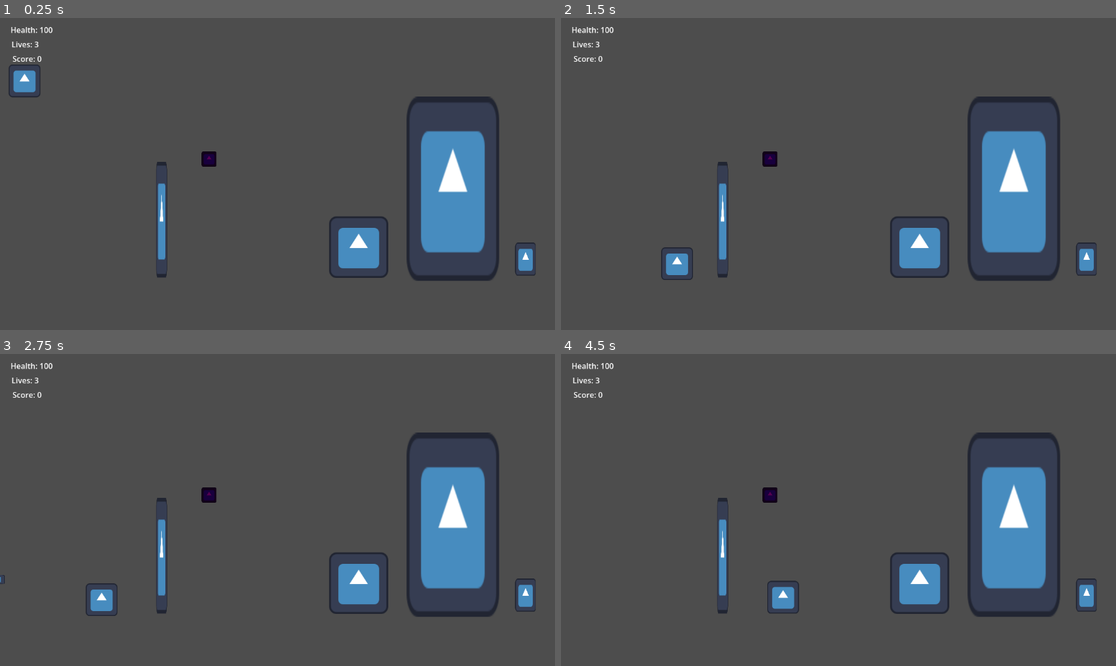
Above: before the commit, frames 1-4 (two rows, left to right).
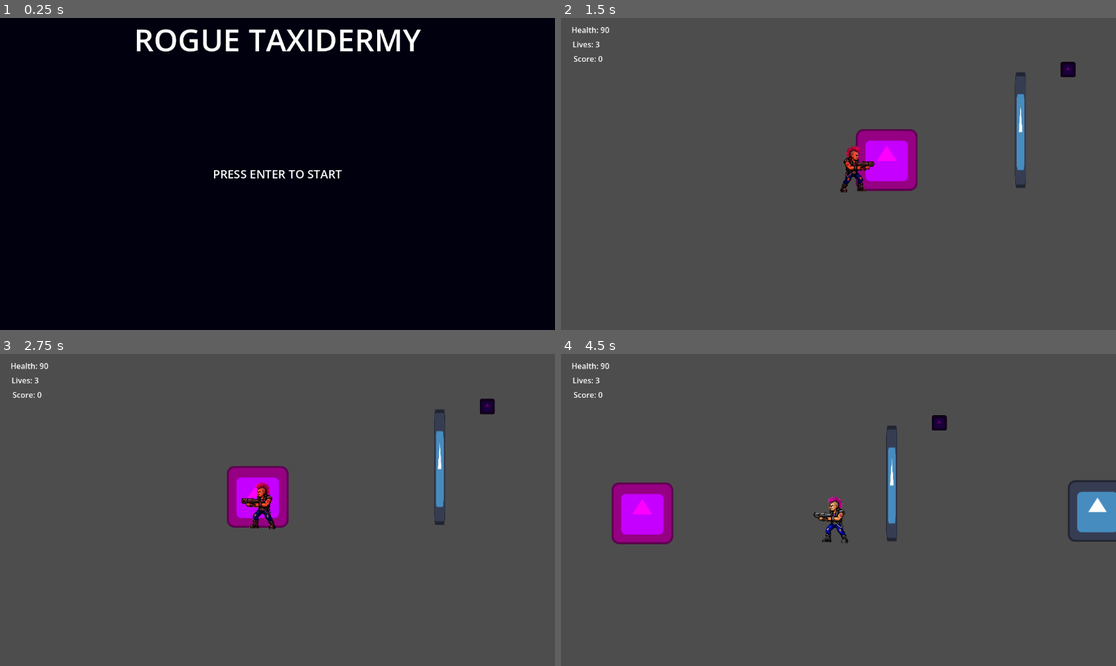
Above: after the commit, the same moments.

Repository: PixelPunk161/godot-platformer
Game: Godot game, scene res://Scenes/UI/title_screen.tscn
Same seed, same stepped clock (60 frames per second), same inputs: the game is played once before the commit and once after it. Before the commit the project starts from res://Scenes/side_scroller.tscn. The engine's default icon, where the game draws it, is replaced by a stand-in: a white triangle on a blue panel in a dark square.
Inputs:
- Up to frame 1 (0.25 s): no input
- Up to frame 2 (1.5 s): tap Enter (ui_accept) at 0.5 s; hold Enter (ui_accept) 0.53-1.28 s; hold Right (move_right) from 0.53 s (still down); tap Space (jump) at 0.77 s; tap E (interact) at 1.35 s
- Up to frame 3 (2.75 s): tap Space (jump) at 1.52 s; tap Enter (ui_accept) at 1.55 s; release Right (move_right) at 2.03 s; hold Left (move_left) from 2.03 s (still down); hold Enter (ui_accept) from 2.03 s (still down); tap X (shoot) at 2.1 s
- Up to frame 4 (4.5 s): release Left (move_left) at 2.78 s; release Enter (ui_accept) at 2.78 s; hold Right (move_right) 2.78-4.28 s; tap Enter (ui_accept) at 2.85 s; tap Space (jump) at 3.02, 3.77 s; hold Enter (ui_accept) 3.53-4.28 s; hold Left (move_left) from 4.28 s (still down); tap E (interact) at 4.35 s

The runs differ from the first frame. In frame 1, 100% of the frame differs, in the area x 0-100%, y 0-100%; in frame 2, 11%; in frame 3, 11%; in frame 4, 13%.

Commit message:
Added title screen and temp player sprite

Diff:
--- a/Scenes/Player/Player.tscn
+++ b/Scenes/Player/Player.tscn
@@ -1,7 +1,7 @@
 [gd_scene format=3 uid="uid://cglesivhvhu3q"]
 
 [ext_resource type="Script" uid="uid://ccmtjlvpctern" path="res://Scripts/Player/player.gd" id="1_ft8w5"]
-[ext_resource type="Texture2D" uid="uid://djnmuhkxao7qf" path="res://icon.svg" id="1_s0eop"]
+[ext_resource type="Texture2D" uid="uid://p5lj1rn1jxsp" path="res://Assets/Sprites/Player/Skunk.png" id="2_ft8w5"]
 
 [sub_resource type="RectangleShape2D" id="RectangleShape2D_ft8w5"]
 size = Vector2(67, 68)
@@ -10,16 +10,16 @@
 size = Vector2(73, 70)
 
 [sub_resource type="RectangleShape2D" id="RectangleShape2D_ude3g"]
-size = Vector2(66, 68)
+size = Vector2(74, 97)
 
 [node name="Player" type="CharacterBody2D" unique_id=1213313319]
 collision_layer = 2
 script = ExtResource("1_ft8w5")
 
 [node name="Sprite2D" type="Sprite2D" parent="." unique_id=718470786]
-position = Vector2(-4.000004, 0)
-scale = Vector2(0.515625, 0.53125)
-texture = ExtResource("1_s0eop")
+position = Vector2(-0.91210985, -7.7382765)
+scale = Vector2(0.09076891, 0.092921406)
+texture = ExtResource("2_ft8w5")
 
 [node name="CollisionShape2D" type="CollisionShape2D" parent="." unique_id=1933027671]
 visible = false
@@ -46,5 +46,9 @@
 collision_mask = 16
 
 [node name="CollisionShape2D" type="CollisionShape2D" parent="InteractDetector" unique_id=61221117]
-position = Vector2(-4, 0)
+position = Vector2(2, -11.5)
 shape = SubResource("RectangleShape2D_ude3g")
+
+[node name="Camera2D" type="Camera2D" parent="." unique_id=1313549009]
+position_smoothing_enabled = true
+rotation_smoothing_enabled = true
--- /dev/null
+++ b/Scenes/UI/title_screen.tscn
@@ -0,0 +1,53 @@
+[gd_scene format=3 uid="uid://bpxhkcp5415be"]
+
+[ext_resource type="Script" uid="uid://tn35dkvt8fi0" path="res://Scripts/UI/title_screen.gd" id="1_xsyet"]
+
+[node name="TitleScreen" type="Control" unique_id=1278088910]
+layout_mode = 3
+anchors_preset = 15
+anchor_right = 1.0
+anchor_bottom = 1.0
+grow_horizontal = 2
+grow_vertical = 2
+script = ExtResource("1_xsyet")
+
+[node name="ColorRect" type="ColorRect" parent="." unique_id=2085053302]
+layout_mode = 1
+anchors_preset = 15
+anchor_right = 1.0
+anchor_bottom = 1.0
+grow_horizontal = 2
+grow_vertical = 2
+color = Color(0.00055944856, 1.504086e-09, 0.057187244, 1)
+
+[node name="Title" type="Label" parent="." unique_id=1949338067]
+layout_mode = 1
+anchors_preset = 5
+anchor_left = 0.5
+anchor_right = 0.5
+offset_left = -298.0
+offset_right = 298.0
+offset_bottom = 88.0
+grow_horizontal = 2
+theme_override_font_sizes/font_size = 64
+text = "ROGUE TAXIDERMY"
+
+[node name="Prompt" type="Label" parent="." unique_id=402897199]
+layout_mode = 1
+anchors_preset = 8
+anchor_left = 0.5
+anchor_top = 0.5
+anchor_right = 0.5
+anchor_bottom = 0.5
+offset_left = -89.5
+offset_top = -11.5
+offset_right = 89.5
+offset_bottom = 11.5
+grow_horizontal = 2
+grow_vertical = 2
+theme_override_font_sizes/font_size = 24
+text = "PRESS ENTER TO START"
+
+[node name="BlinkTimer" type="Timer" parent="." unique_id=312584975]
+wait_time = 0.5
+autostart = true
--- a/Scenes/side_scroller.tscn
+++ b/Scenes/side_scroller.tscn
@@ -7,28 +7,32 @@
 [ext_resource type="PackedScene" uid="uid://suehnwgf681b" path="res://Scenes/Interactables/button.tscn" id="5_jhddm"]
 [ext_resource type="PackedScene" uid="uid://cqe4kecg0f88e" path="res://Scenes/Interactables/gate.tscn" id="6_8usrq"]
 [ext_resource type="PackedScene" uid="uid://ch4ce7f32un00" path="res://Scenes/Interactables/level_exit.tscn" id="7_8usrq"]
+[ext_resource type="PackedScene" uid="uid://7dxmogwayfdy" path="res://Scenes/Enemies/enemy_patrol.tscn" id="8_xllqd"]
 
 [sub_resource type="RectangleShape2D" id="RectangleShape2D_5l4pe"]
-size = Vector2(1425, 183)
+size = Vector2(5204, 183)
+
+[sub_resource type="RectangleShape2D" id="RectangleShape2D_8usrq"]
+size = Vector2(20, 436)
 
 [node name="SideScroller" type="Node2D" unique_id=1599965354]
 
 [node name="Player" parent="." unique_id=1213313319 instance=ExtResource("1_5l4pe")]
 z_index = 1
-position = Vector2(55, 102)
+position = Vector2(-196, 471)
 
 [node name="FLoor" type="StaticBody2D" parent="." unique_id=2054889778]
 
 [node name="CollisionShape2D" type="CollisionShape2D" parent="FLoor" unique_id=1520683222]
-position = Vector2(597, 636)
+position = Vector2(864, 636)
 shape = SubResource("RectangleShape2D_5l4pe")
 
 [node name="HUD" parent="FLoor" unique_id=1700544312 node_paths=PackedStringArray("player") instance=ExtResource("2_nev8x")]
 player = NodePath("../../Player")
 
 [node name="EnemyStatic" parent="." unique_id=39896627 instance=ExtResource("3_grra8")]
-position = Vector2(742, 482)
-max_health = 5
+position = Vector2(2137, 457)
+max_health = 3
 
 [node name="Ladder" parent="." unique_id=639576137 instance=ExtResource("4_3egk7")]
 position = Vector2(331, 417)
@@ -38,7 +42,30 @@
 target = NodePath("../Gate")
 
 [node name="Gate" parent="." unique_id=1154726088 instance=ExtResource("6_8usrq")]
-position = Vector2(935, 356)
+position = Vector2(2504, 356)
 
 [node name="LevelExit" parent="." unique_id=856192290 instance=ExtResource("7_8usrq")]
-position = Vector2(1084, 502)
+position = Vector2(3275, 502)
+
+[node name="EnemyStatic2" parent="." unique_id=1755478989 instance=ExtResource("3_grra8")]
+position = Vector2(760, 482)
+max_health = 3
+
+[node name="Wall" type="StaticBody2D" parent="." unique_id=2144538598]
+
+[node name="CollisionShape2D" type="CollisionShape2D" parent="Wall" unique_id=551963086]
+position = Vector2(-266, 358)
+shape = SubResource("RectangleShape2D_8usrq")
+
+[node name="Wall2" type="StaticBody2D" parent="." unique_id=783548738]
+
+[node name="CollisionShape2D" type="CollisionShape2D" parent="Wall2" unique_id=881421246]
+position = Vector2(3455, 381)
+shape = SubResource("RectangleShape2D_8usrq")
+
+[node name="EnemyPatrol" parent="Wall2" unique_id=895212821 instance=ExtResource("8_xllqd")]
+position = Vector2(3168, 475)
+max_health = 5
+
+[node name="EnemyPatrol" parent="." unique_id=301366857 instance=ExtResource("8_xllqd")]
+position = Vector2(135, 464)
--- a/Scripts/Enemies/enemy_patrol.gd
+++ b/Scripts/Enemies/enemy_patrol.gd
@@ -5,7 +5,7 @@
 var direction: int = -1
 
 func _movement(_delta: float) -> void:
-	velocity.x = move_speed * direction
 	if is_on_wall():
 		direction *= -1
 		sprite.flip_h = direction == -1
+	velocity.x = move_speed * direction
--- /dev/null
+++ b/Scripts/UI/title_screen.gd
@@ -0,0 +1,17 @@
+extends Control
+
+const FIRST_LEVEL = "res://Scenes/side_scroller.tscn"
+
+@onready var prompt: Label = $Prompt
+@onready var blink_timer: Timer = $BlinkTimer
+
+
+func _ready() -> void:
+	blink_timer.timeout.connect(_on_blink_timer)
+
+func _unhandled_input(event: InputEvent) -> void:
+	if event.is_action_pressed("ui_accept"):
+		get_tree().change_scene_to_file(FIRST_LEVEL)
+
+func _on_blink_timer() -> void:
+	prompt.visible = not prompt.visible
--- a/project.godot
+++ b/project.godot
@@ -11,7 +11,7 @@
 [application]
 
 config/name="SideScroller"
-run/main_scene="res://Scenes/side_scroller.tscn"
+run/main_scene="uid://bpxhkcp5415be"
 config/features=PackedStringArray("4.6", "Forward Plus")
 config/icon="res://icon.svg"
 
Binary file added: Assets/Sprites/Player/Skunk.png
Not shown, added: Assets/Sprites/Player/Skunk.png.import
Not shown, added: Scripts/UI/title_screen.gd.uid
